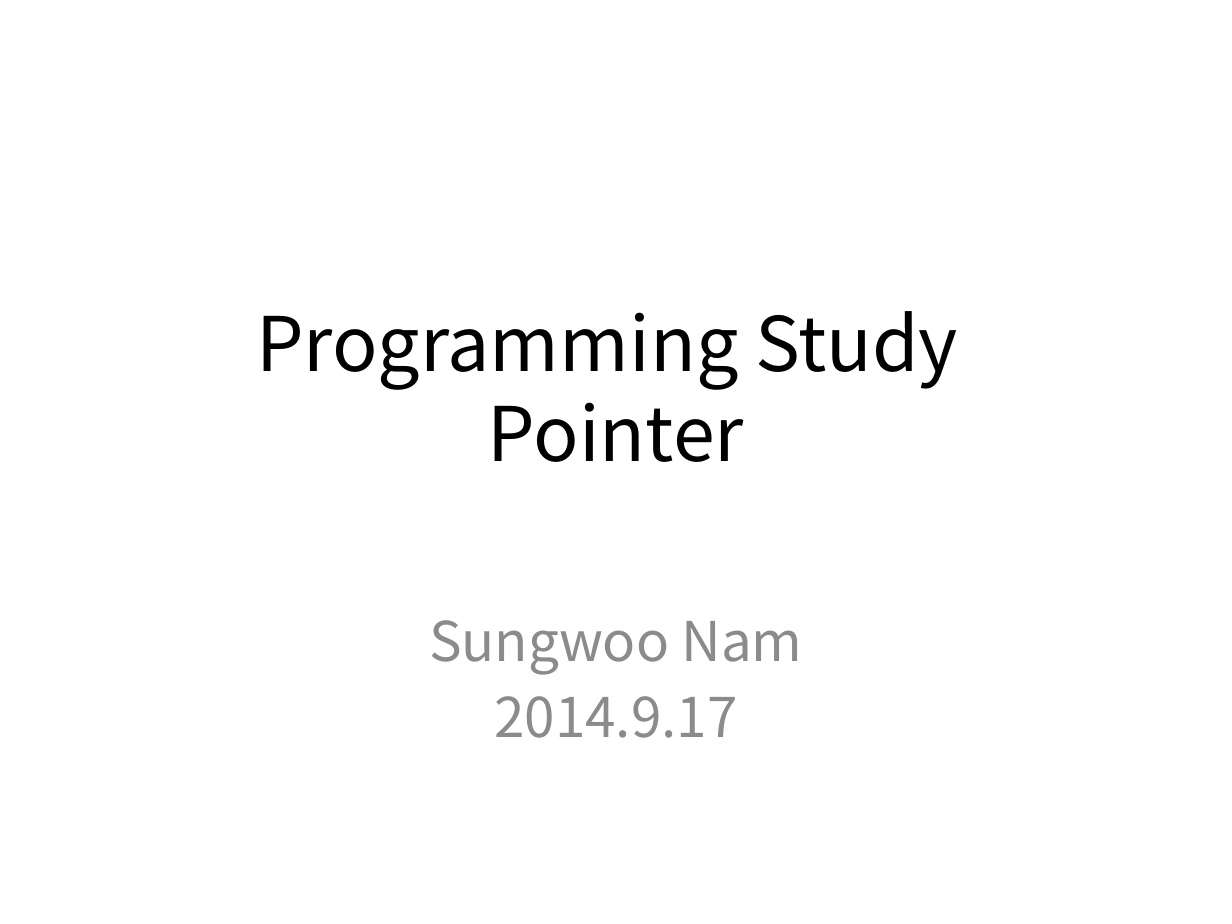
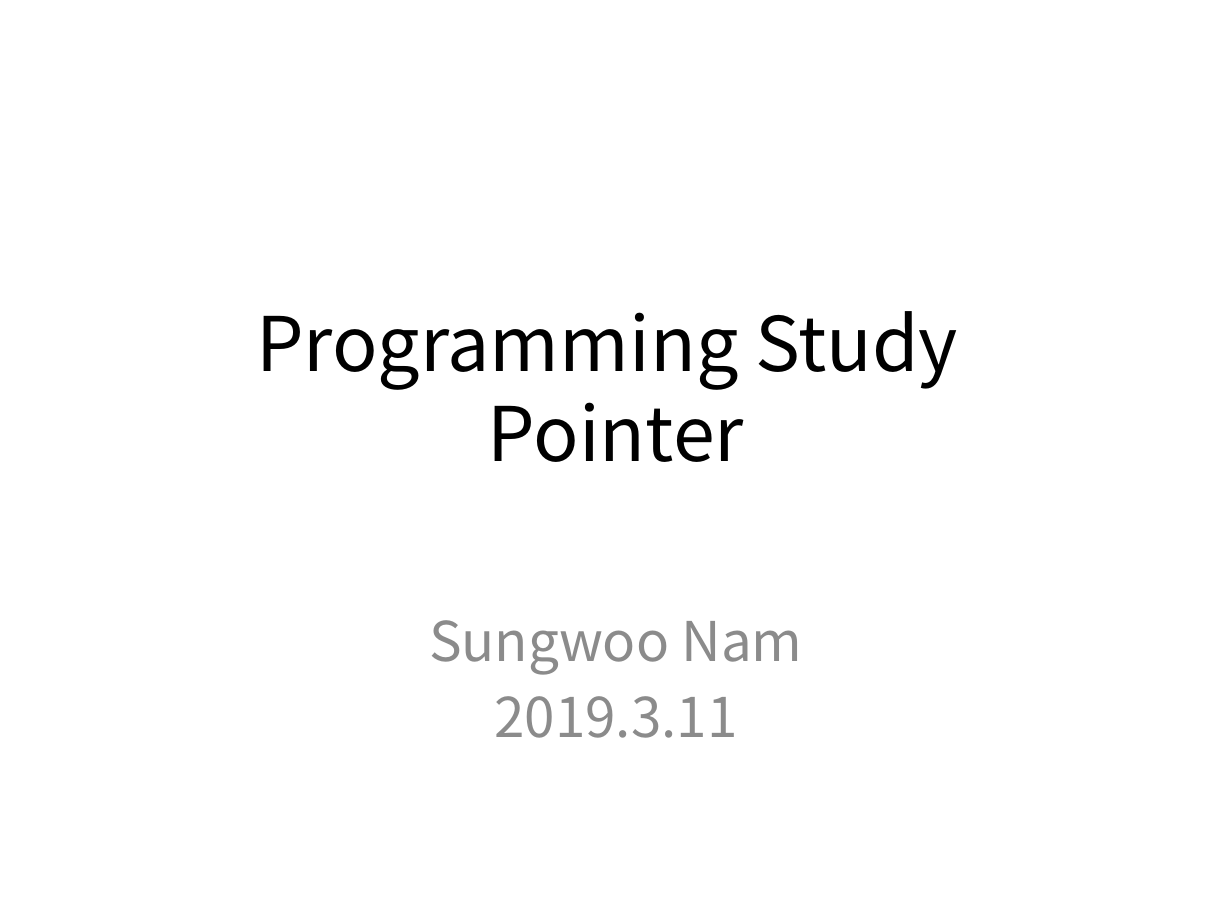
Before and after one commit to SungwooNam/ProgrammingStudy, a slide deck: slide 1 of src/Documents/Programming Study - Pointers.pptx. Drawn at 1232x924 pixels with LibreOffice and Linux fonts; fonts in the diff are those of the drawing. Boxes give left, top, right and bottom in pixels: in the first picture for what was removed or moved away, otherwise in the second. Text is boxed around its words. In the diff, an @@ line names an element or a change of style, - is before the commit and + after.

```diff
--- a/src/Documents/Programming Study - Pointers.pptx
+++ b/src/Documents/Programming Study - Pointers.pptx
@@ subtitle at (x1=494, y1=696, x2=737, y2=738): text changed @@
-2014.9.17
+2019.3.11
```
Also in this commit, not shown: 10 slides added, 7 slides removed, 5 other files.
